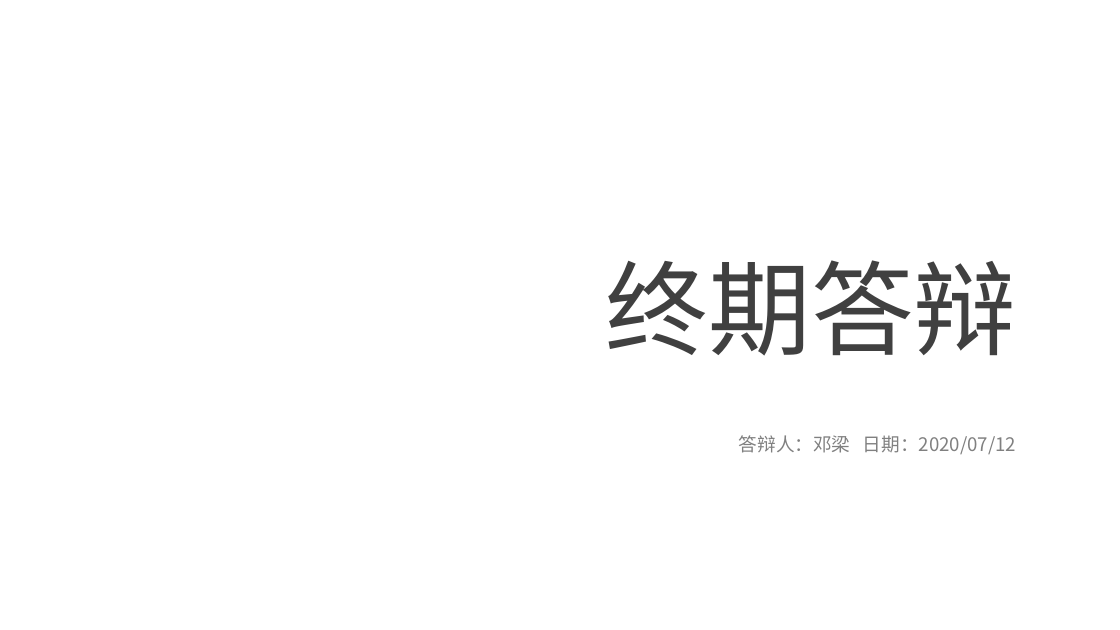
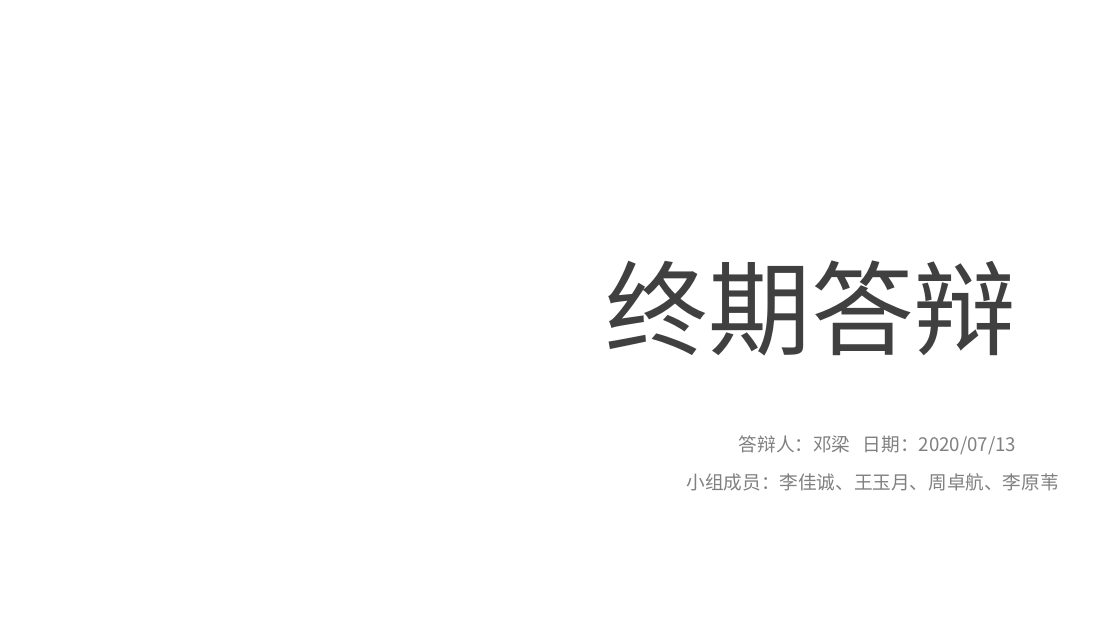
Before and after one commit to YTGhost/Weather-data-analysis, a slide deck: slide 1 of report/终期答辩.pptx. Drawn at 1120x630 pixels with LibreOffice and Linux fonts; fonts in the diff are those of the drawing; background and template pictures are left out. Boxes give left, top, right and bottom in pixels: in the first picture for what was removed or moved away, otherwise in the second. Text is boxed around its words. In the diff, an @@ line names an element or a change of style, - is before the commit and + after.

Commit message:
终期答辩ppt添加小组成员

```diff
--- a/report/终期答辩.pptx
+++ b/report/终期答辩.pptx
@@ text at [739, 435, 1016, 454]: text changed @@
-答辩人：邓梁 日期：2020/07/12
+答辩人：邓梁 日期：2020/07/13
@@ text added at [687, 473, 1059, 491], 16 pt, text #808080 @@
+小组成员：李佳诚、王玉月、周卓航、李原苇
```
